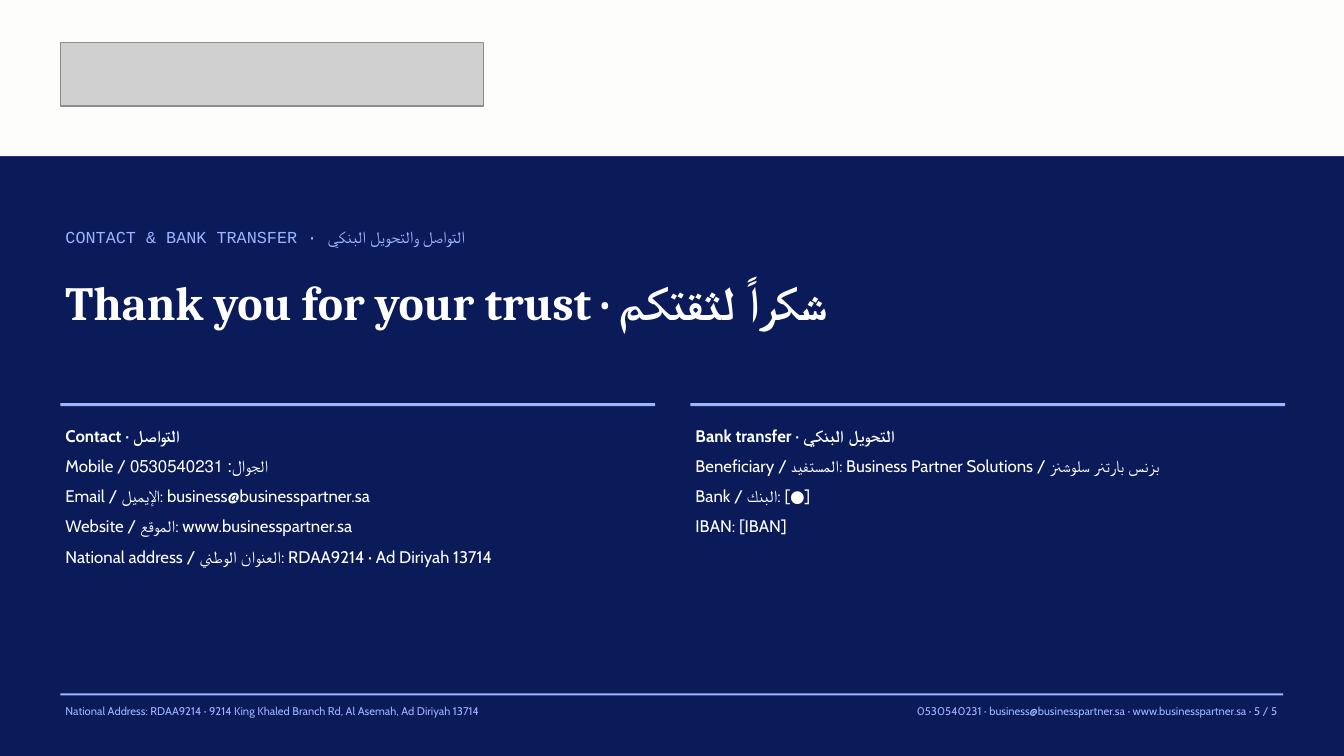
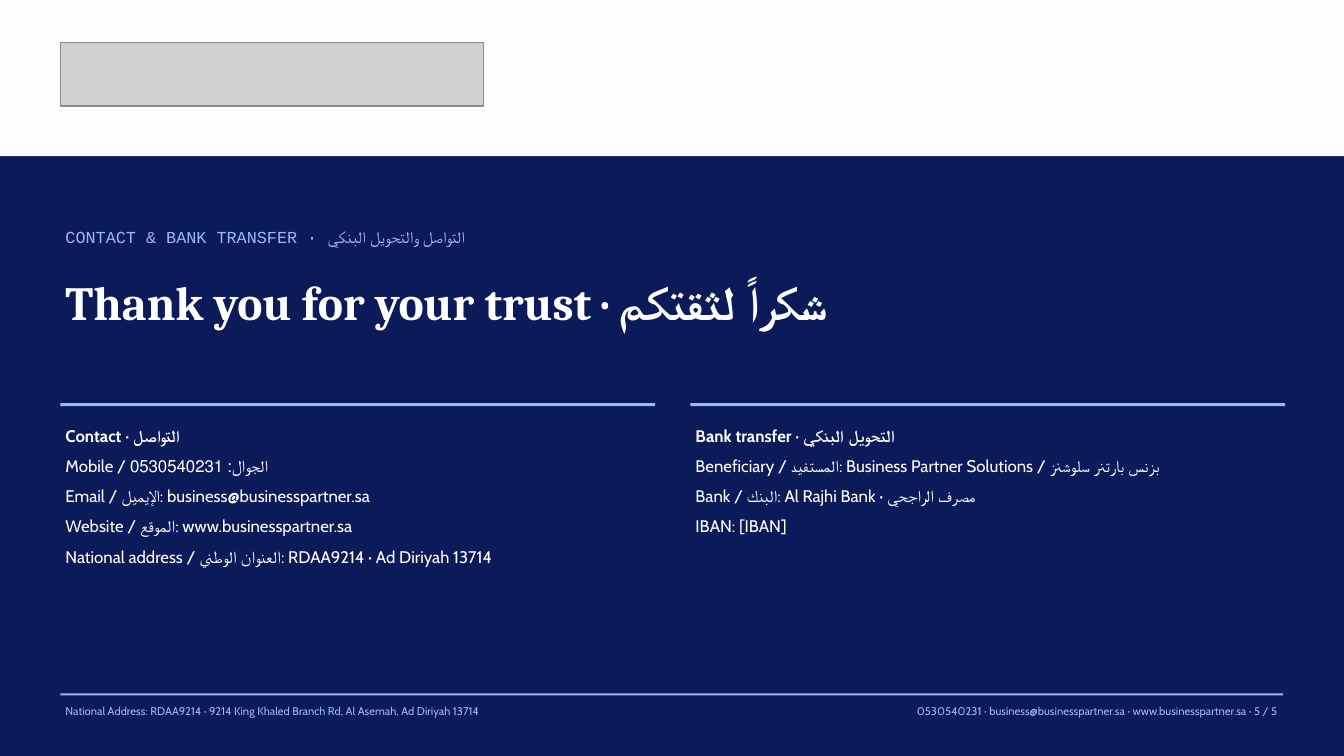
Before and after one commit to businessKSA/business-partner-sa, a slide deck: slide 5 of docs/sales/cases/2026-11-01-obeid-medawar-franchise/out/01-Quotation-slides.pptx. Drawn at 1344x756 pixels with LibreOffice and Linux fonts; fonts in the diff are those of the drawing; grey boxes stand for pictures. Boxes give left, top, right and bottom in pixels: in the first picture for what was removed or moved away, otherwise in the second. Text is boxed around its words. In the diff, an @@ line names an element or a change of style, - is before the commit and + after.

```diff
--- a/docs/sales/cases/2026-11-01-obeid-medawar-franchise/out/01-Quotation-slides.pptx
+++ b/docs/sales/cases/2026-11-01-obeid-medawar-franchise/out/01-Quotation-slides.pptx
@@ text at bbox=[695, 489, 975, 506]: text changed @@
-Bank / البنك: [●]
+Bank / البنك: Al Rajhi Bank · مصرف الراجحي
```
Also in this commit, not shown: 25 other files.
